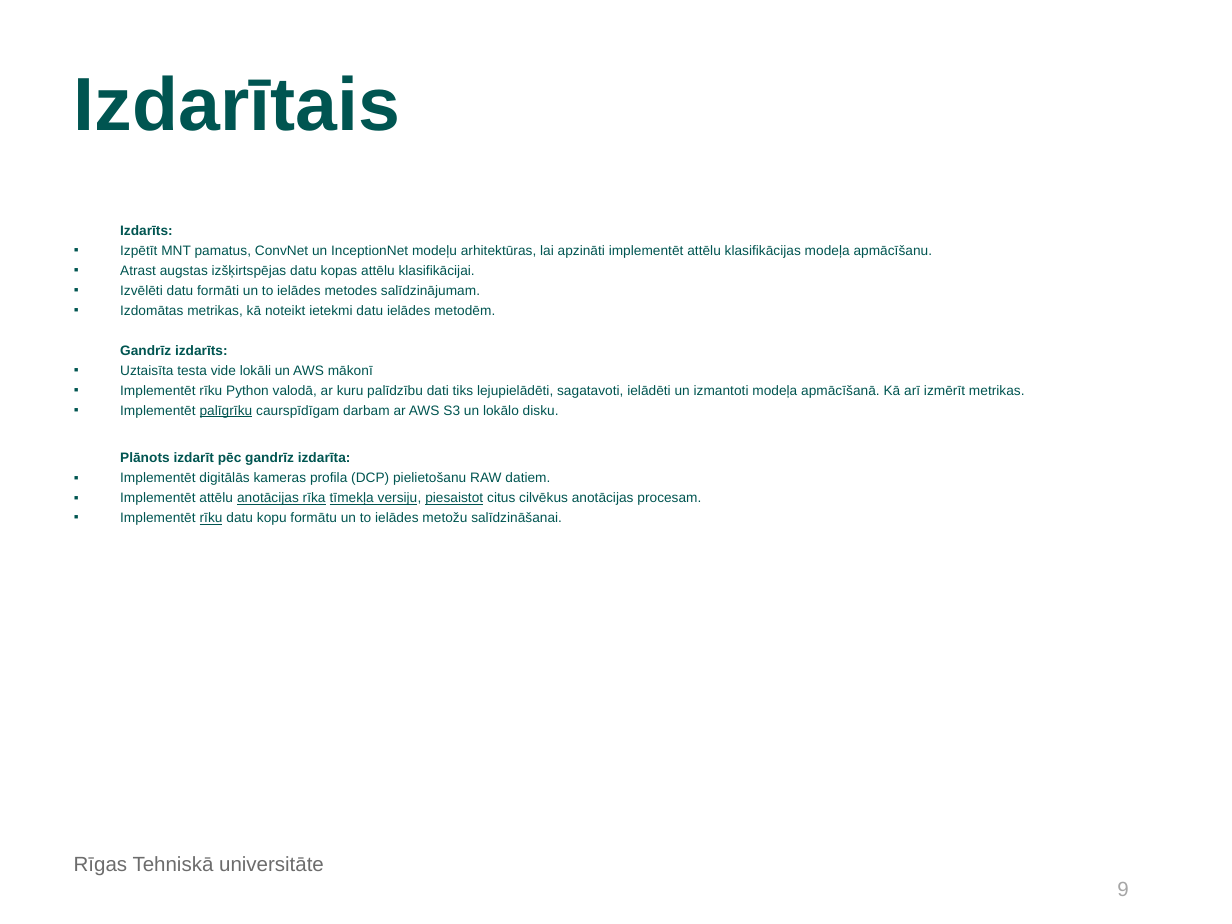
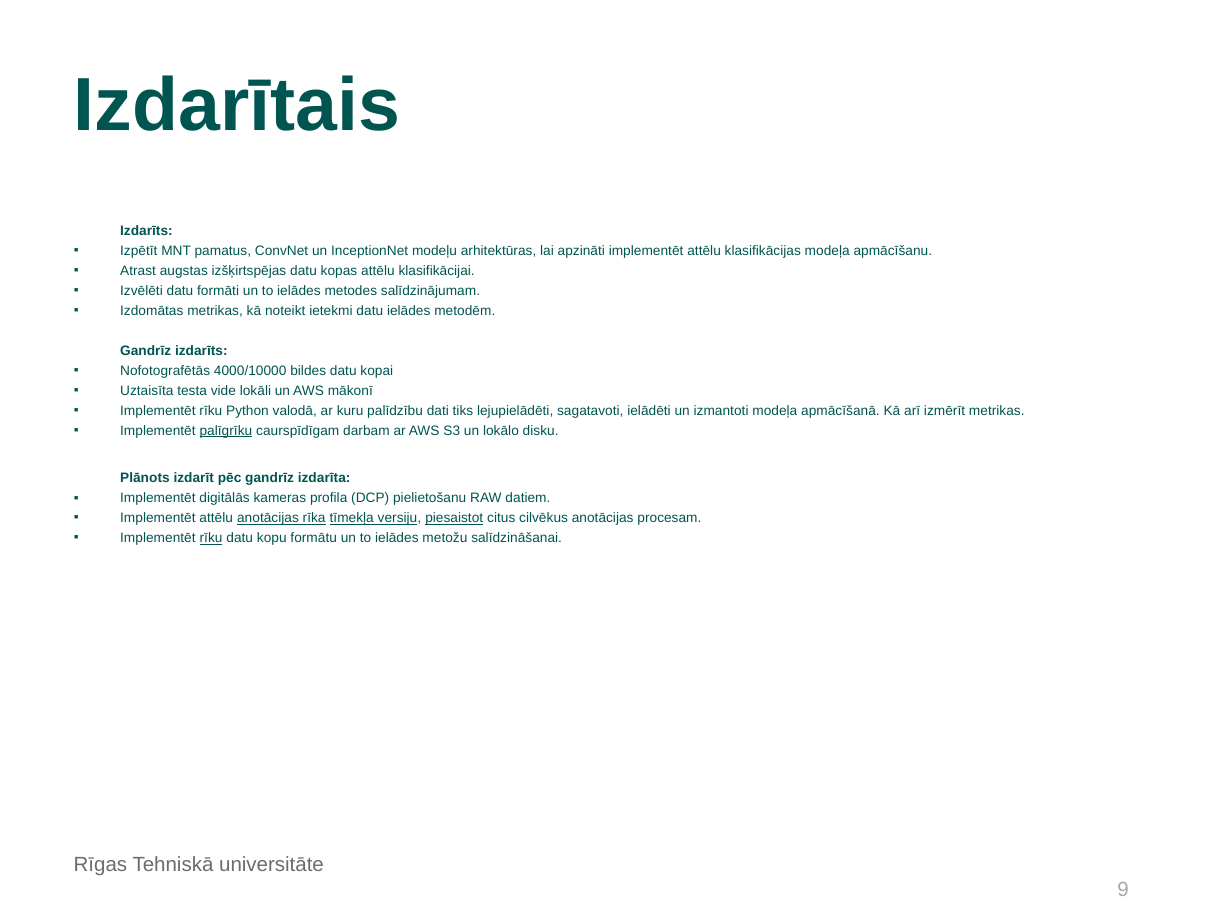
Before and after one commit to kamikaze/rtu-bachelor-tasks, a slide deck: slide 9 of docs/Šablons_Bakalaura_darba_priekšaizstāvēšanai.odp. Drawn at 1232x924 pixels with LibreOffice and Linux fonts; fonts in the diff are those of the drawing; background and template pictures are left out. Boxes give left, top, right and bottom in pixels: in the first picture for what was removed or moved away, otherwise in the second. Text is boxed around its words. In the diff, an @@ line names an element or a change of style, - is before the commit and + after.

```diff
--- a/docs/Šablons_Bakalaura_darba_priekšaizstāvēšanai.odp
+++ b/docs/Šablons_Bakalaura_darba_priekšaizstāvēšanai.odp
@@ text at box(120, 365, 393, 378): paragraph added @@
+▪ Nofotografētās 4000/10000 bildes datu kopai
```
Also in this commit, not shown: 1 other file.
